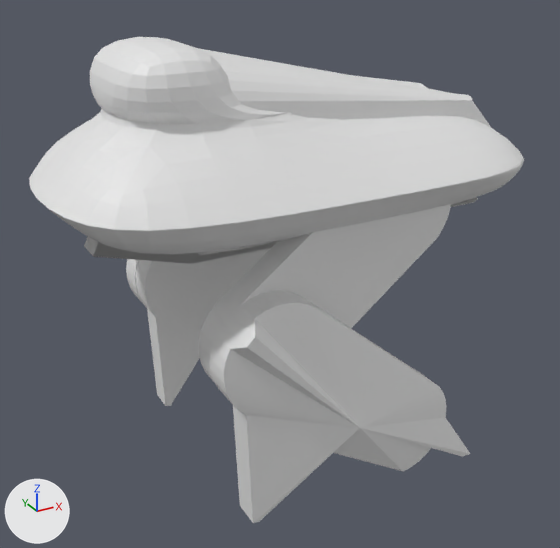
The Blender file robo.blend as it was, and as the next commit left it.
Before and after are seen from a 50 mm lens placed at (-1.84, -4.57, 0.9), pointed at (0.67, -0.02, -1.38). The lights are fixed; the arrows at lower left show +X, +Y and +Z.
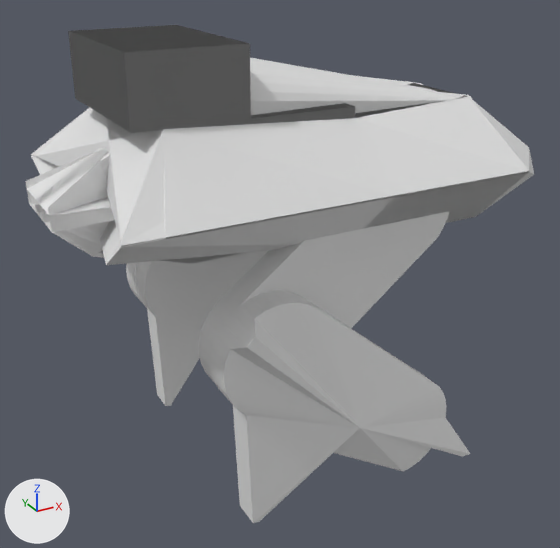
The change in detail:
me_cube_002 has 57 vertices, 57 faces and spans x -1.0..2.49, y -1.0..1.0, z -1.0..0.34.
me_cube_002 is used by ob_cube; location (0.0, 0.0, 0.0).
Part 1, on me_cube_002:
Vertex 0 of me_cube_002 moves from (-0.55, -0.55, -1.0) to (-0.75, -0.55, -0.82) at pixel (105, 265).
Vertex 1 of me_cube_002 moves from (-0.55, -1.0, -0.55) to (-0.79, -1.0, -0.55) at pixel (120, 247).
Vertex 2 of me_cube_002 moves from (-1.0, -0.55, -0.55) to (-0.47, -0.55, -0.46).
Vertex 3 of me_cube_002 moves from (-0.55, 0.55, -1.0) to (-0.51, 0.55, -0.82).
Vertex 4 of me_cube_002 moves from (-1.0, 0.55, -0.55) to (-0.47, 0.55, -0.46).
Vertex 8 of me_cube_002 moves from (-0.55, 1.0, -0.54) to (-0.79, 1.0, -0.54) at pixel (30, 154).
Vertex 10 of me_cube_002 moves from (-1.0, 0.55, -0.54) to (-0.77, 0.94, -0.54) at pixel (35, 156).
Vertex 12 of me_cube_002 moves from (-1.0, 0.55, -0.54) to (-0.47, 0.55, -0.54).
Vertex 15 of me_cube_002 moves from (-1.0, -0.55, -0.54) to (-0.53, -0.15, -0.54).
Vertex 16 of me_cube_002 moves from (-1.0, -0.55, -0.54) to (-0.47, -0.55, -0.54).
Vertex 43 of me_cube_002 moves from (-0.55, 0.55, -0.09) to (-0.36, 0.55, -0.09).
Vertex 44 of me_cube_002 moves from (-0.55, -0.55, -0.09) to (-0.36, -0.55, -0.09) at pixel (163, 129).
me_cube is used by ob_cube_001; location (0.0, 0.0, -1.021); scale (0.1, 0.1, 0.1).
me_cube had 161 vertices, 165 faces and spanned x -7.0..23.7, y -1.0..6.3, z -1.0..2.3.
me_cube now has 189 vertices, 193 faces and spans x -9.8..23.7, y -2.9..6.3, z -1.0..7.2.
Part 2, on me_cube:
9 vertices are removed from x -7.0..-6.4, y -1.0..1.0, z 0.8..2.2.
23 faces are deleted.
9 vertices in x -7.0..-0.5, y -1.0..0.5, z -0.5..1.7 move by (0.6, 0.0, 0.0).
4 vertices in x -5.6, y -1.0..0.5, z 1.9 move by (0.7, 0.0, 0.0).
5 vertices move from x -6.8..-6.4, y -0.5..0.5, z 1.3..2.2 to x -9.7..-1.9, y -0.5..0.5, z 3.5..4.4.
37 vertices are added at x -9.8..3.1, y -2.9..1.1, z 0.8..7.2.
51 new faces join them.
Object 'Cube' (ob_cube) has a MIRROR modifier named 'Mirror'.
Modifier setting removed (it was use_bisect_axis = (True, False, False)).
Modifier setting removed (it was use_bisect_flip_axis = (False, True, False)).
Object 'Cube' (ob_cube) loses its SUBSURF modifier named 'Subdivision'.
On modifier 'Subdivision' of object 'Cube' (ob_cube), use_axis goes from (False, False, False) to (False, True, False).

Changed parts and their boxes (x1, y1, x2, y2) in the pictures (560 x 548 px; the box of a moved part takes in the faces that stretch with it):
'Cube', reshaped, modifiers changed (11% taller)
    before: (29, 37, 524, 254)
    after: (31, 25, 534, 265)
'Cube.001', reshaped
    before: (84, 197, 478, 264)
    after: (25, 148, 248, 264)
part 1 of me_cube_002, moved or reshaped
    before: (29, 96, 386, 254)
    after: (31, 107, 395, 265)
part 2 of me_cube, built on
    before: (84, 237, 192, 264)
    after: (25, 148, 197, 264)
